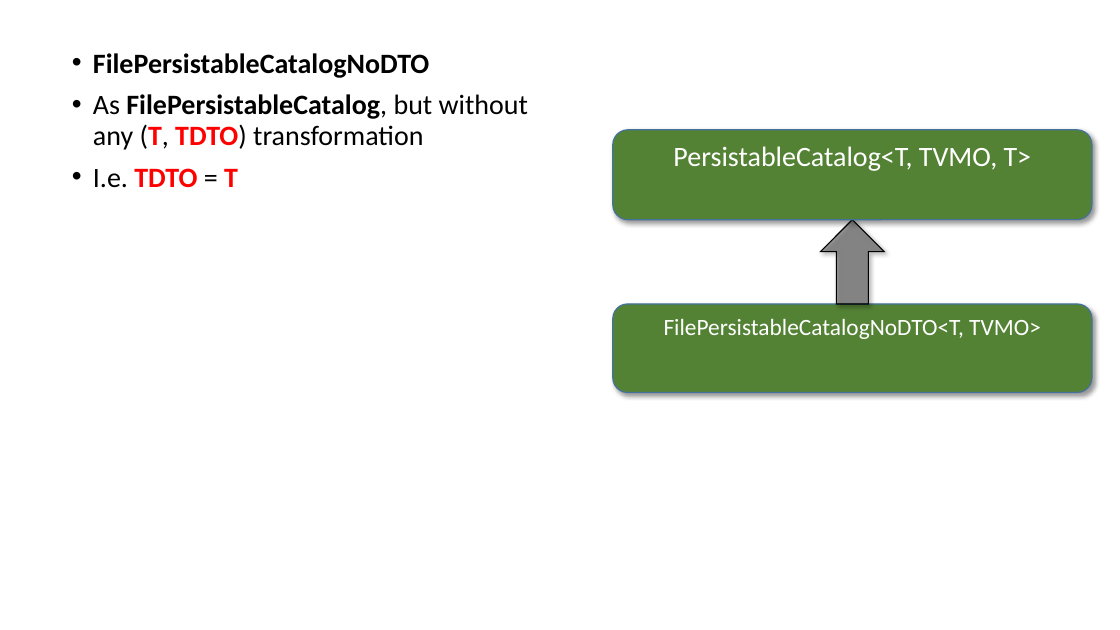
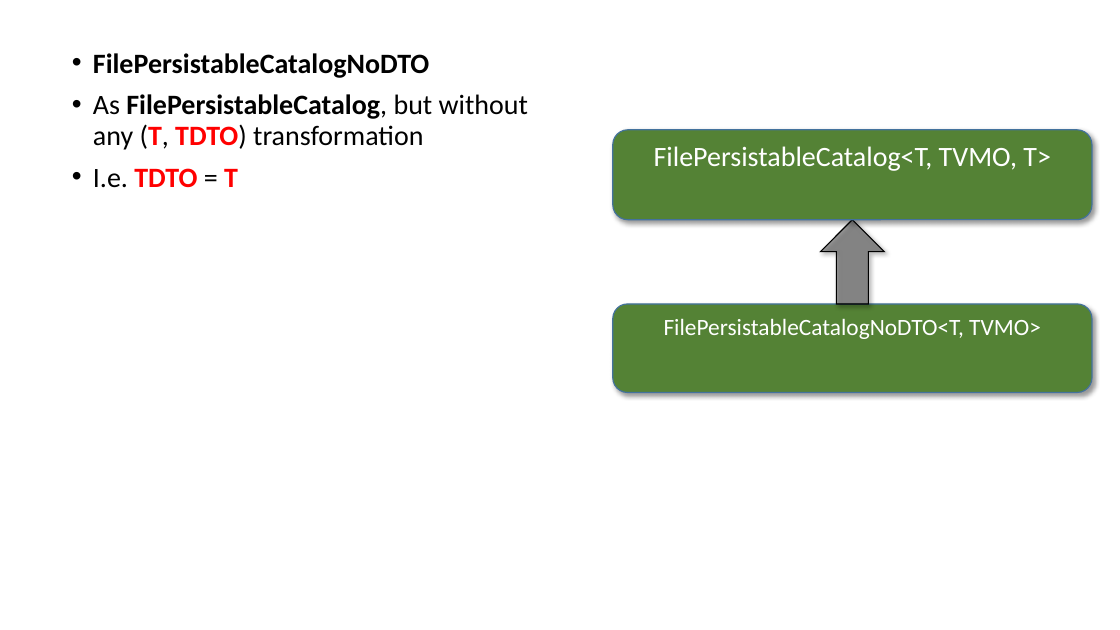
Before and after one commit to perl-easj/Teaching-materials, a slide deck: slide 157 of CSharpProgramming/Presentations/MVVMStarter Class Library.pptx (slide 151 before the commit). Drawn at 1120x630 pixels with LibreOffice and Linux fonts; fonts in the diff are those of the drawing. Boxes give left, top, right and bottom in pixels: in the first picture for what was removed or moved away, otherwise in the second. Text is boxed around its words. In the diff, an @@ line names an element or a change of style, - is before the commit and + after.

```diff
--- a/CSharpProgramming/Presentations/MVVMStarter Class Library.pptx
+++ b/CSharpProgramming/Presentations/MVVMStarter Class Library.pptx
@@ text in rounded rectangle at (654, 146, 1051, 171): text changed @@
-PersistableCatalog<T, TVMO, T>
+FilePersistableCatalog<T, TVMO, T>
```
Also in this commit, not shown: 7 other slides changed, 21 slides added, 1 slide removed, 2 other files.
